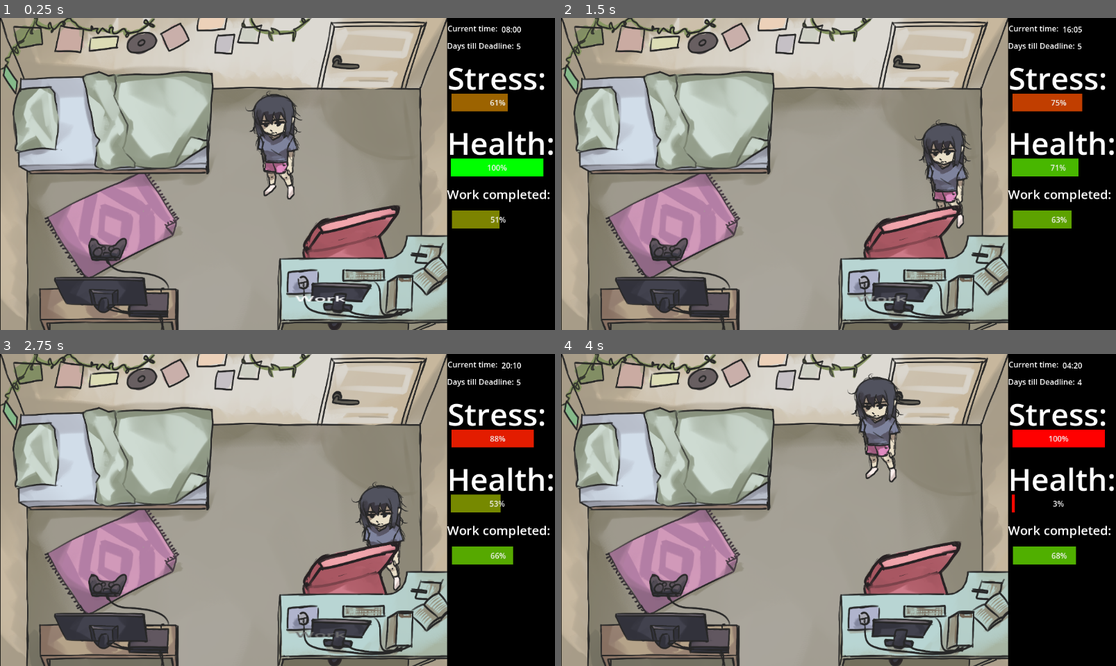
Above: before the commit, frames 1-4 (two rows, left to right).
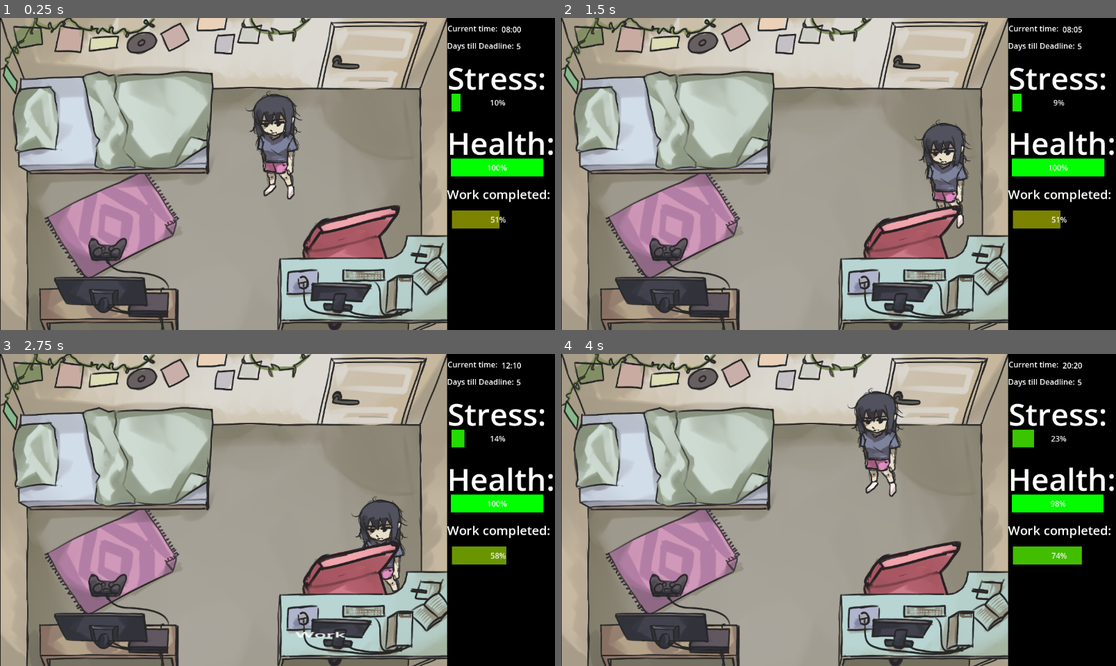
Above: after the commit, the same moments.

Repository: rschlegeTH/EPWS2526PritzkauSchlegel
Game: Godot game, scene res://main_scene_room.tscn
Same seed, same stepped clock (60 frames per second), same inputs: the game is played once before the commit and once after it. The engine's default icon, where the game draws it, is replaced by a stand-in: a white triangle on a blue panel in a dark square.
Inputs:
- Up to frame 1 (0.25 s): no input
- Up to frame 2 (1.5 s): tap Enter at 0.5 s; hold Right (ui_right) 0.53-1.28 s; hold E (interact) 0.53-1.28 s; hold Down (ui_down) from 1.28 s (still down); tap E (interact) at 1.35 s
- Up to frame 3 (2.75 s): release Down (ui_down) at 2.03 s; hold Right (ui_right) from 2.03 s (still down); hold E (interact) from 2.03 s (still down)
- Up to frame 4 (4 s): tap Space at 2.75 s; release Right (ui_right) at 2.78 s; release E (interact) at 2.78 s; hold Up (ui_up) 2.78-3.53 s; tap E (interact) at 2.85 s; hold Left (ui_left) from 3.53 s (still down); hold E (interact) from 3.53 s (still down)

The runs differ from the first frame. In frame 1, 0.7% of the frame differs, in the area x 53-92%, y 24-91%; in frame 2, 2.4%; in frame 3, 3.5%; in frame 4, 4.1%, in the area x 51-98%, y 2-68%.

Commit message:
Update main_scene_room.tscn
Collision shapes angepasst

Diff:
--- a/Development/new-game-project/main_scene_room.tscn
+++ b/Development/new-game-project/main_scene_room.tscn
@@ -88,19 +88,19 @@
 }]
 
 [sub_resource type="RectangleShape2D" id="RectangleShape2D_uvgfp"]
-size = Vector2(126.92207, 183)
+size = Vector2(126.92207, 165)
 
 [sub_resource type="RectangleShape2D" id="RectangleShape2D_hehhx"]
 size = Vector2(103.66856, 53.14499)
 
 [sub_resource type="RectangleShape2D" id="RectangleShape2D_vl18p"]
-size = Vector2(236.11655, 85.077835)
+size = Vector2(236.11655, 56.463062)
 
 [sub_resource type="RectangleShape2D" id="RectangleShape2D_4lggk"]
-size = Vector2(102.31918, 149.2055)
+size = Vector2(102.31918, 118.546906)
 
 [sub_resource type="RectangleShape2D" id="RectangleShape2D_3ukrw"]
-size = Vector2(33.115784, 202.1277)
+size = Vector2(33.115784, 166.57889)
 
 [sub_resource type="WorldBoundaryShape2D" id="WorldBoundaryShape2D_uvgfp"]
 distance = -66.44444
@@ -117,7 +117,7 @@
 
 [node name="Variablen-Manager" parent="." instance=ExtResource("1_l7cbk")]
 unique_name_in_owner = true
-stress = 61.105
+stress = 10.0
 completion = 51.345
 g_modTicksSinceSleep = SubResource("Curve_7ycvg")
 g_modStress = SubResource("Curve_wr18j")
@@ -155,7 +155,7 @@
 
 [node name="CollisionShape2D" type="CollisionShape2D" parent="Room/Bett"]
 z_index = 1
-position = Vector2(15.832207, 160.5)
+position = Vector2(15.832207, 124.5)
 shape = SubResource("RectangleShape2D_uvgfp")
 
 [node name="Sprite2D" type="Sprite2D" parent="Room/Bett"]
@@ -203,8 +203,8 @@
 
 [node name="CollisionShape2D" type="CollisionShape2D" parent="Room/Konsole"]
 z_index = 2
-position = Vector2(41.488647, 20.439087)
-scale = Vector2(0.9999999, 0.9999996)
+position = Vector2(41.488647, 34.74655)
+scale = Vector2(0.9999999, 0.99999946)
 shape = SubResource("RectangleShape2D_vl18p")
 
 [node name="Area2D" type="Area2D" parent="Room/Konsole"]
@@ -243,13 +243,13 @@
 texture = ExtResource("9_cri2g")
 
 [node name="CollisionShape2D" type="CollisionShape2D" parent="Room/Arbeitsplatz"]
-position = Vector2(16.816483, -10.219513)
+position = Vector2(16.816483, 5.1097717)
+scale = Vector2(0.9999999, 0.99999964)
+shape = SubResource("RectangleShape2D_4lggk")
+
+[node name="CollisionShape2D2" type="CollisionShape2D" parent="Room/Arbeitsplatz"]
+position = Vector2(84.72058, -18.906158)
 scale = Vector2(0.9999999, 0.9999997)
-shape = SubResource("RectangleShape2D_4lggk")
-
-[node name="CollisionShape2D2" type="CollisionShape2D" parent="Room/Arbeitsplatz"]
-position = Vector2(84.72058, -36.680588)
-scale = Vector2(0.9999999, 0.99999976)
 shape = SubResource("RectangleShape2D_3ukrw")
 
 [node name="Area2D" type="Area2D" parent="Room/Arbeitsplatz"]
@@ -284,7 +284,7 @@
 [node name="BottomBorder" type="StaticBody2D" parent="Room/RoomBorder"]
 
 [node name="CollisionShape2D" type="CollisionShape2D" parent="Room/RoomBorder/BottomBorder"]
-position = Vector2(0, -0.9876543)
+position = Vector2(0, -0.038)
 shape = SubResource("WorldBoundaryShape2D_uvgfp")
 
 [node name="TopBorder" type="StaticBody2D" parent="Room/RoomBorder"]
@@ -292,7 +292,7 @@
 rotation = 3.1415927
 
 [node name="CollisionShape2D" type="CollisionShape2D" parent="Room/RoomBorder/TopBorder"]
-position = Vector2(-8.634348e-08, -0.9876543)
+position = Vector2(0, 1.892)
 shape = SubResource("WorldBoundaryShape2D_uvgfp")
 
 [node name="LeftBorder" type="StaticBody2D" parent="Room/RoomBorder"]
